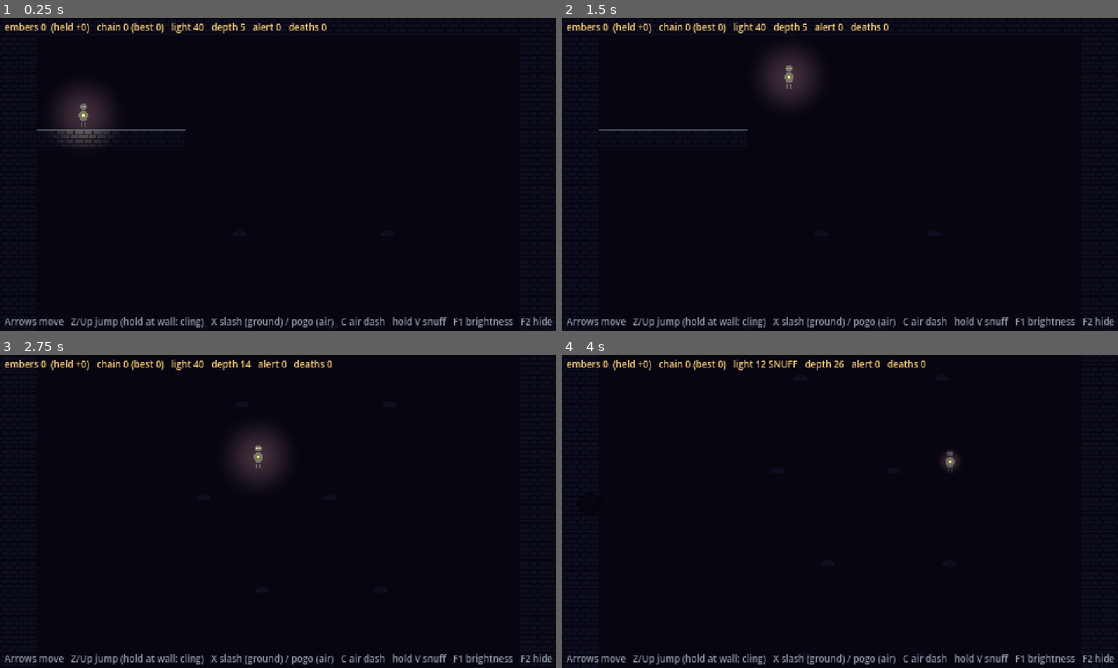
Above: before the commit, frames 1-4 (two rows, left to right).
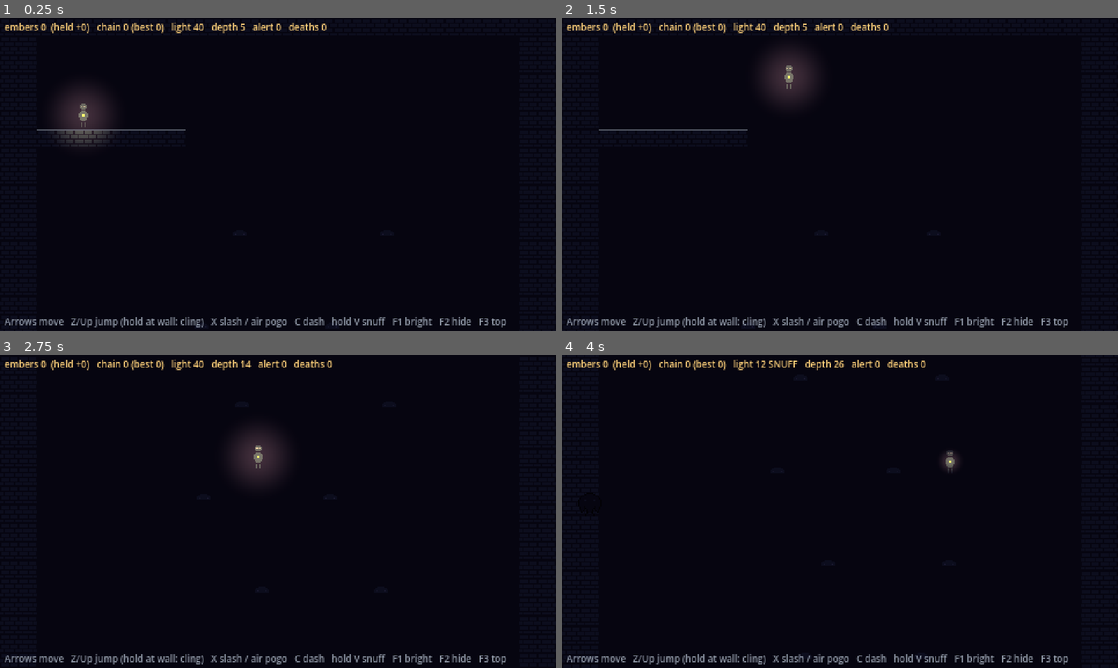
Above: after the commit, the same moments.

Repository: sonlemin/2d
Game: Godot game, scene res://scenes/shaft.tscn
Same seed, same stepped clock (60 frames per second), same inputs: the game is played once before the commit and once after it.
Inputs:
- Up to frame 1 (0.25 s): no input
- Up to frame 2 (1.5 s): tap Enter at 0.5 s; hold Z (jump) 0.53-1.28 s; hold Right (move_right) from 0.53 s (still down); tap C (dash) at 0.6 s; tap Z (jump) at 1.35 s
- Up to frame 3 (2.75 s): tap Z (jump) at 1.52, 1.82 s; tap C (dash) at 1.55 s; release Right (move_right) at 2.03 s; hold Left (move_left) from 2.03 s (still down); hold Z (jump) from 2.03 s (still down); tap X (attack) at 2.1 s
- Up to frame 4 (4 s): release Left (move_left) at 2.78 s; release Z (jump) at 2.78 s; hold Right (move_right) from 2.78 s (still down); tap C (dash) at 2.85 s; tap Z (jump) at 3.02, 3.32, 3.77, 3.8 s; hold V (light) from 3.53 s (still down)

The runs differ from the first frame. In frame 1, 0.8% of the frame differs, in the area x 44-100%, y 95-99%; in frame 2, 0.8%; in frame 3, 0.8%; in frame 4, 0.8%.

Commit message:
fix: controls bar fits 480 px again
Co-Authored-By: Claude Opus 5.5 <noreply@anthropic.com>
Claude-Session: https://claude.ai/code/session_01YMih48V6tBoJbcPKSnhrn5

Diff:
--- a/game/scenes/shaft.tscn
+++ b/game/scenes/shaft.tscn
@@ -37,4 +37,4 @@
 offset_bottom = 268.0
 theme_override_colors/font_color = Color(0.662745, 0.705882, 0.760784, 0.85)
 theme_override_font_sizes/font_size = 8
-text = "Arrows move   Z/Up jump (hold at wall: cling)   X slash (ground) / pogo (air)   C air dash   hold V snuff   F1 brightness   F2 hide   F3 top"
+text = "Arrows move   Z/Up jump (hold at wall: cling)   X slash / air pogo   C dash   hold V snuff   F1 bright   F2 hide   F3 top"
